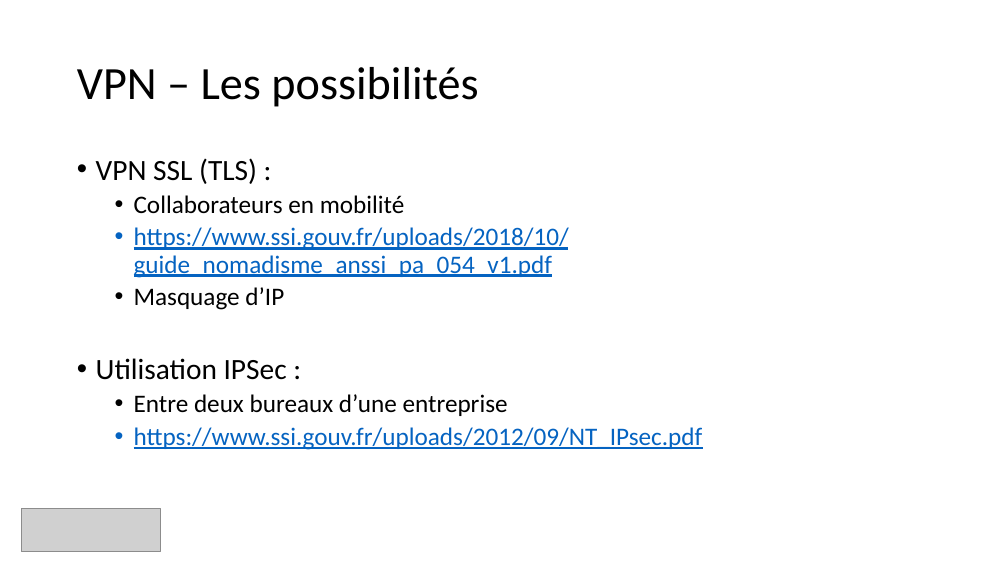
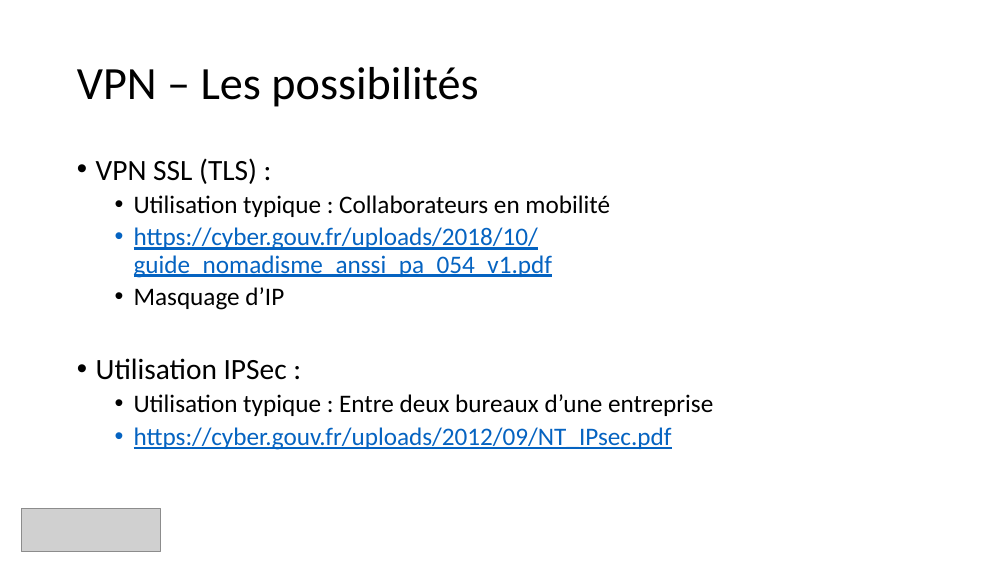
Before and after one commit to guillaume-rico/reseaux_informatiques, a slide deck: slide 41 of 01_CM/CM3 Réseaux Informatiques.pptx (slide 33 before the commit). Drawn at 1008x567 pixels with LibreOffice and Linux fonts; fonts in the diff are those of the drawing; grey boxes stand for pictures. Boxes give left, top, right and bottom in pixels: in the first picture for what was removed or moved away, otherwise in the second. Text is boxed around its words. In the diff, an @@ line names an element or a change of style, - is before the commit and + after.

```diff
--- a/01_CM/CM3 Réseaux Informatiques.pptx
+++ b/01_CM/CM3 Réseaux Informatiques.pptx
@@ text at [134,195,610,278]: text changed @@
-  • Collaborateurs en mobilité
-  • https://www.ssi.gouv.fr/uploads/2018/10/guide_nomadisme_anssi_pa_054_v1.pdf
+  • Utilisation typique : Collaborateurs en mobilité
+  • https://cyber.gouv.fr/uploads/2018/10/guide_nomadisme_anssi_pa_054_v1.pdf
@@ text at [134,394,713,450]: text changed; text colour #0563C1 to #000000 @@
-  • Entre deux bureaux d’une entreprise
-  • https://www.ssi.gouv.fr/uploads/2012/09/NT_IPsec.pdf
+  • Utilisation typique : Entre deux bureaux d’une entreprise
+  • https://cyber.gouv.fr/uploads/2012/09/NT_IPsec.pdf
```
Also in this commit, not shown: 10 other slides changed, 8 slides added, 1 slide removed, 5 other files.
